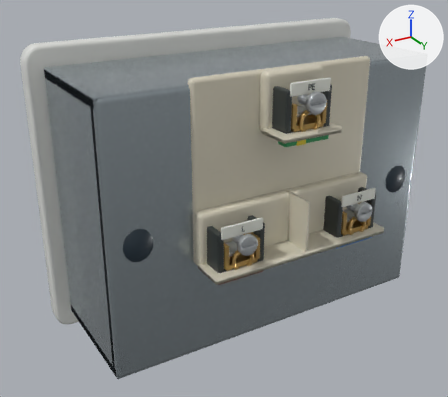
A saved change to the Blender file authoring/blender/models/socket_default.blend.
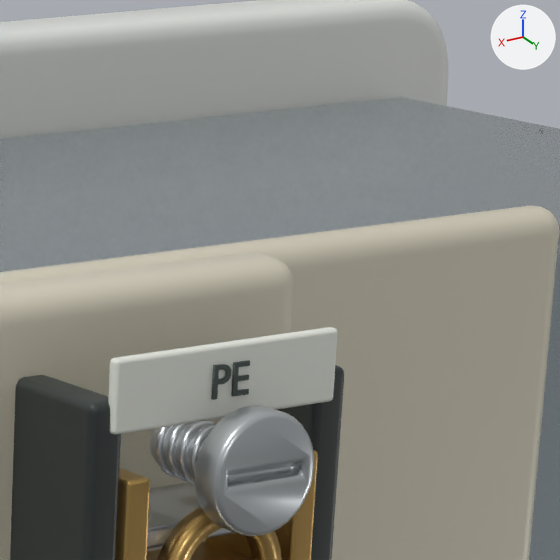
The first picture shows the older version from a camera (50 mm lens) standing at (0.901, 1.468, 1.303) and looking at (0.062, 0.07, 0.604). The close-ups show the older and then the newer version on the part from 60% to 83% of the width and 5% to 30% of the height of that picture. Only the edits that show in the close-ups are written down. Arrows for +X, +Y and +Z are at upper right; the lights stay in place.

Objects in the first close-up: 'Folded brass current cage.004', 'Folded brass current cage.005', 'Insulated cage side.004', 'Insulated cage side.005', 'Moulded terminal legend pad.002', 'Rear conductor funnel.002', 'Recessed screw head.002', 'mark:PE', 'node-2', 'node-34', 'node-55', 'node-59', 'node-8' and 5 more.
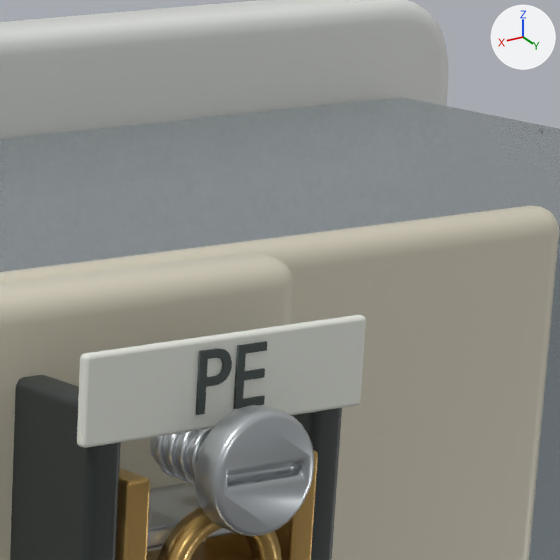
Location of each change, (x1, y1, x2, y2) in pixels of the close-ups (560 x 560 px; the box of a moved part takes in the faces that stretch with it):
'Moulded terminal legend pad.002', reshaped (26% wider, 23% taller)
    before: (108, 327, 338, 435)
    after: (77, 315, 366, 448)
part 1 of me_cube_037, moved or reshaped
    before: (110, 430, 118, 435)
    after: (77, 442, 87, 448)
part 2 of me_cube_037, moved or reshaped
    before: (108, 358, 121, 431)
    after: (77, 353, 91, 444)
part 3 of me_cube_037, moved or reshaped
    before: (117, 397, 333, 434)
    after: (86, 401, 360, 448)
part 4 of me_cube_037, moved or reshaped
    before: (116, 327, 338, 431)
    after: (86, 315, 366, 444)
part 5 of me_moulded_marking_002, moved or reshaped
    before: (233, 361, 250, 396)
    after: (235, 342, 267, 409)
part 6 of me_moulded_marking_002, moved or reshaped
    before: (213, 365, 231, 399)
    after: (197, 349, 232, 415)
part 7 of me_moulded_marking_002, moved or reshaped
    before: (218, 369, 227, 380)
    after: (207, 357, 224, 378)
part 8 of me_moulded_marking_002, moved or reshaped
    before: (211, 360, 250, 400)
    after: (196, 341, 267, 415)

The change, as a list of edits to the scene's bpy script:
```text
Change me_cube_037:
    used by ob_moulded_terminal_legend_pad_002; parent = ob_terminal_pe; location = (0.0, 0.082, 0.001)
    remove me_cube_037.from_pydata(...)  # 96 vertices, 98 faces; spans x -0.0575..0.0575, y -0.0155..0.0155, z -0.003..0.003
    add me_cube_037.from_pydata(...)  # 96 vertices, 98 faces; spans x -0.0725..0.0725, y -0.019..0.019, z -0.003..0.003
    me_cube_037 part 1: all 24 vertices in x -0.0575..-0.0555, y -0.0155..-0.0135, z -0.003..0.003 are moved by (-0.015, -0.0035, 0.0)
    me_cube_037 part 2: all 24 vertices in x -0.0575..-0.0555, y 0.0135..0.0155, z -0.003..0.003 are moved by (-0.015, 0.0035, 0.0)
    me_cube_037 part 3: all 24 vertices in x 0.0555..0.0575, y -0.0155..-0.0135, z -0.003..0.003 are moved by (0.015, -0.0035, 0.0)
    me_cube_037 part 4: all 24 vertices in x 0.0555..0.0575, y 0.0135..0.0155, z -0.003..0.003 are moved by (0.015, 0.0035, 0.0)
Change me_moulded_marking_002:
    used by ob_mark_pe; parent = ob_terminal_pe; location = (0.0, 0.082, 0.005)
    remove me_moulded_marking_002.from_pydata(...)  # 952 vertices, 880 faces; spans x -0.0088..0.0097, y -0.0062..0.0078, z -0.0006..0.0006
    add me_moulded_marking_002.from_pydata(...)  # 952 vertices, 880 faces; spans x -0.0167..0.0182, y -0.0115..0.0147, z -0.0006..0.0006
    me_moulded_marking_002 part 5: the loose piece of 12 vertices spanning x 0.0016..0.0095, y -0.006..0.0076, z 0.0006 is scaled about the mesh origin by (1.9, 1.9, 1)
    me_moulded_marking_002 part 6: the loose piece of 56 vertices spanning x -0.0087..-0.0001, y -0.006..0.0076, z 0.0006 is scaled about the mesh origin by (1.9, 1.9, 1)
    me_moulded_marking_002 part 7: the loose piece of 324 vertices spanning x -0.0067..-0.0021, y 0.0017..0.0059, z -0.0006..0.0006 is scaled about its middle by (1.94, 1.94, 1), then moved by (-0.004, 0.0034, 0.0)
    me_moulded_marking_002 part 8: 492 of 952 vertices moved; they spanned x -0.0088..0.0097, y -0.0062..0.0078, z -0.0006..0.0006 and now span x -0.0167..0.0182, y -0.0115..0.0147, z -0.0006..0.0006; mean shift (0.0, 0.0022, 0.0); largest move (0.0094, 0.0077, -0.0006) -> (0.0178, 0.0146, -0.0006)
    other edits to the shape of me_moulded_marking_002 do not show in these pictures
```
